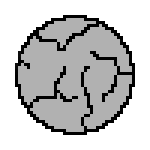
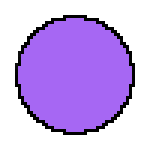
Comparing the layer stacks of the two 150 × 150 images. Changes:
hid "Background copy" over (18, 18, 132, 132)
added layer "Background copy #7" above "Background copy #2" over (18, 18, 132, 132)
